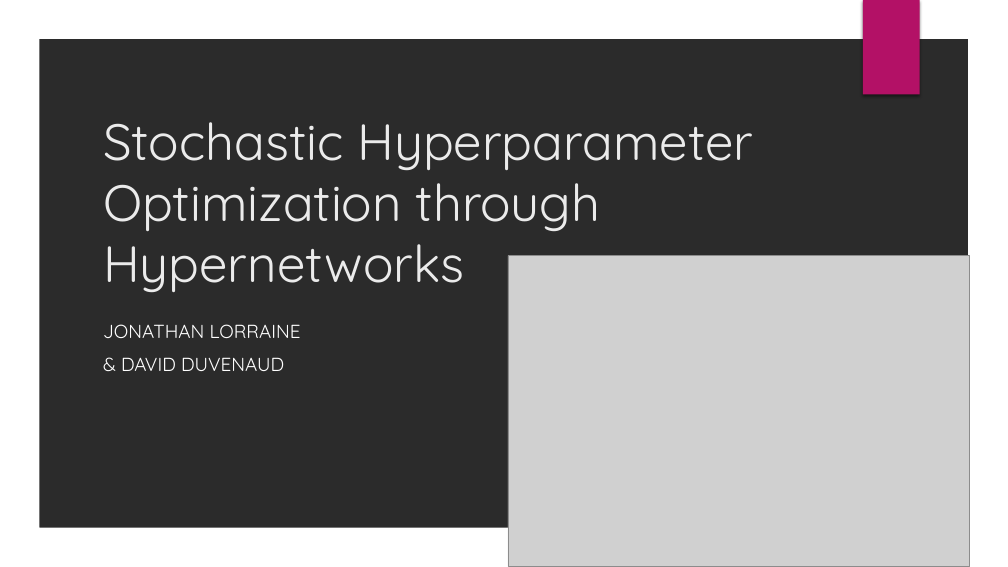
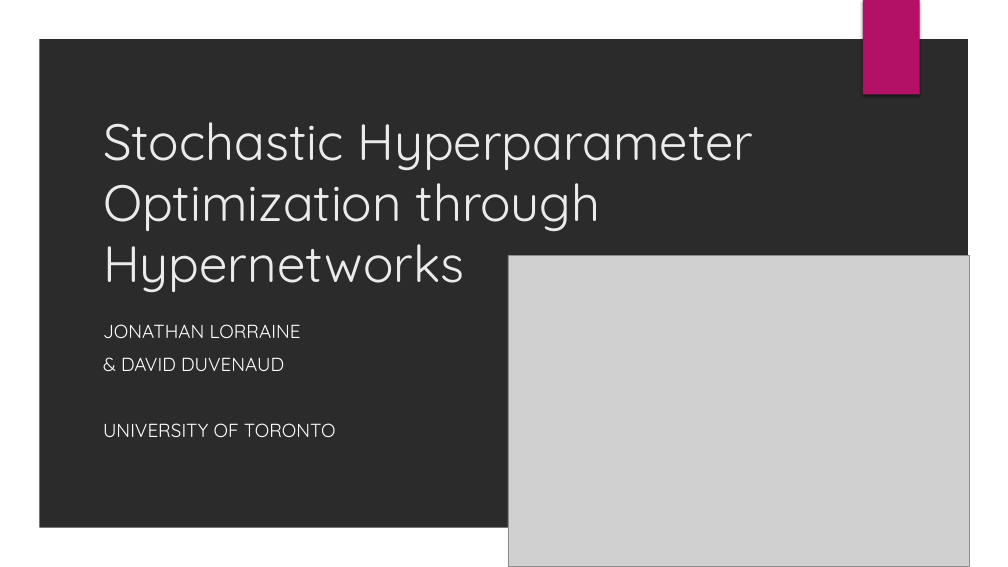
Before and after one commit to lorraine2/hypernet-hypertraining, a slide deck: slide 1 of talk/main.pptx. Drawn at 1008x567 pixels with LibreOffice and Linux fonts; fonts in the diff are those of the drawing; grey boxes stand for pictures; background and template pictures are left out; a plain dark background stands for a picture behind light text. Boxes give left, top, right and bottom in pixels: in the first picture for what was removed or moved away, otherwise in the second. Text is boxed around its words. In the diff, an @@ line names an element or a change of style, - is before the commit and + after.

```diff
--- a/talk/main.pptx
+++ b/talk/main.pptx
@@ subtitle at <box>103,423,336,437</box>: paragraph added @@
+UNIVERSITY OF TORONTO
```
Also in this commit, not shown: 5 other slides changed, 3 slides added, 1 slide removed, 3 other files.
